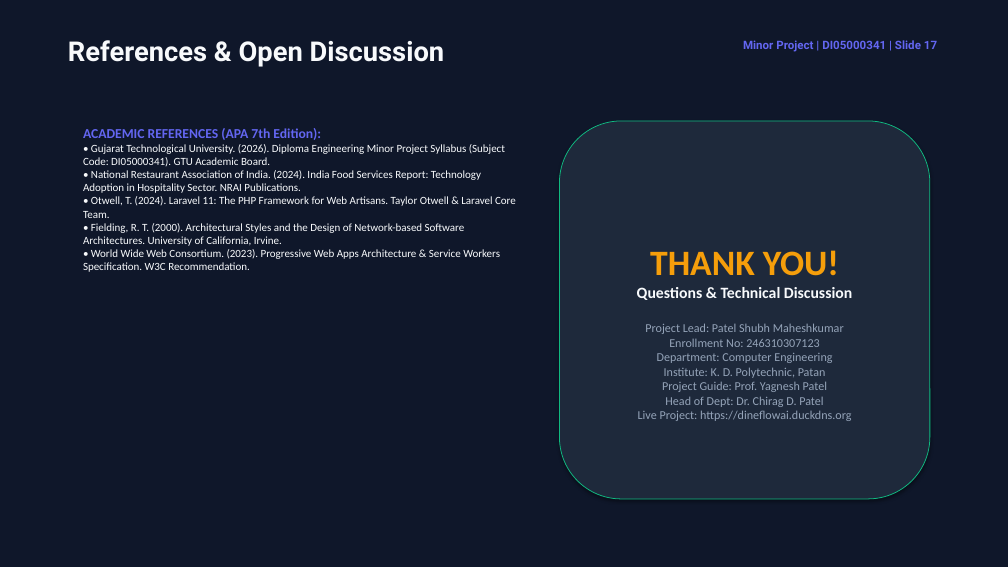
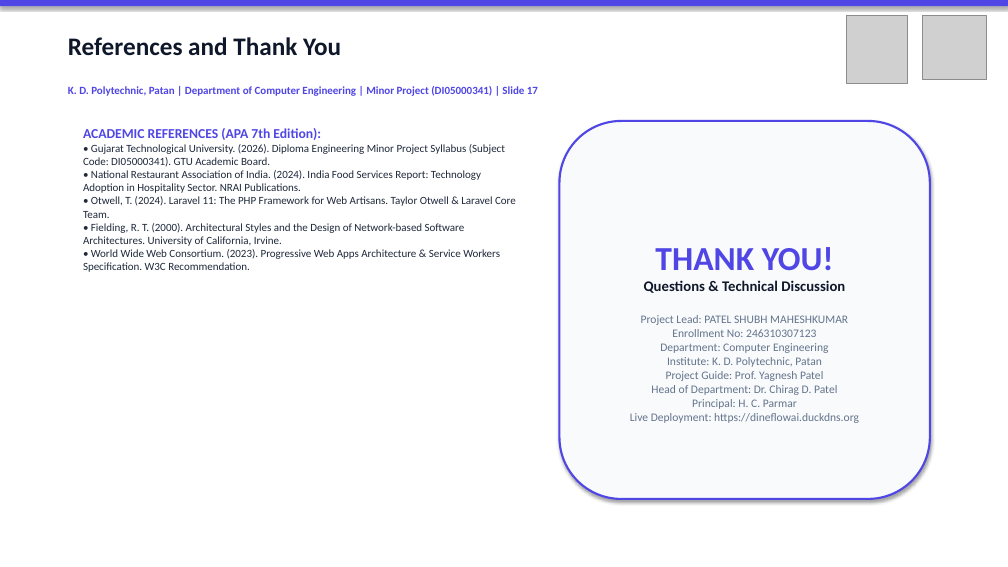
Before and after one commit to Shubh-Patel-07/DineFlow-AI, a slide deck: slide 17 of docs/DineFlow_AI_GTU_Minor_Project_Presentation.pptx. Drawn at 1008x567 pixels with LibreOffice and Linux fonts; fonts in the diff are those of the drawing; grey boxes stand for pictures. Boxes give left, top, right and bottom in pixels: in the first picture for what was removed or moved away, otherwise in the second. Text is boxed around its words. In the diff, an @@ line names an element or a change of style, - is before the commit and + after.

Commit message:
docs(gtu): embed official GTU and KDP Patan logos, light academic theme presentation, and exact chapter page breaks

```diff
--- a/docs/DineFlow_AI_GTU_Minor_Project_Presentation.pptx
+++ b/docs/DineFlow_AI_GTU_Minor_Project_Presentation.pptx
@@ rectangle at [0,0,1008,567]: fill #0F172A to #FFFFFF @@
@@ rectangle added at [0,0,1008,6], fill #4F46E5 @@
@@ picture added at [847,15,907,83] @@
@@ picture added at [923,15,987,79] @@
@@ text removed at [68,40,445,67] @@
-References & Open Discussion
@@ text added at [68,37,341,56], 24 pt, text #0F172A, bold @@
+References and Thank You
@@ text removed at [743,40,937,52] @@
-Minor Project | DI05000341 | Slide 17
@@ text added at [68,86,538,96], 10.5 pt, text #4F46E5, bold @@
+K. D. Polytechnic, Patan | Department of Computer Engineering | Minor Project (DI05000341) | Slide 17
@@ text "ACADEMIC REFERENCES (APA 7th Edition):" at [83,128,516,272]: text colour #6366F1 to #4F46E5 in "ACADEMIC REFERENCES (APA 7th Edition):"; text colour #F8FAFC to #1E293B @@
@@ rounded rectangle "THANK YOU!" at [560,121,930,499]: fill #1E293B to #F8FAFC; outline #10B981 0.75 pt to #4F46E5 2 pt @@
@@ text in rounded rectangle at [644,247,845,381]: size 34 to 32 pt, text colour #F59E0B to #4F46E5 in "THANK YOU!"; size 15 to 14 pt, text colour #F8FAFC to #0F172A in "Questions & Technical Discussion"; size 11.5 to 11 pt, text colour #94A3B8 to #64748B in "Enrollment No: 246310307123", "Department: Computer Engineering", "Institute: K. D. Polytechnic, Patan", "Project Guide: Prof. Yagnesh Patel" @@
@@ text in rounded rectangle at [641,315,848,325]: text changed; size 11.5 to 11 pt; text colour #94A3B8 to #64748B @@
-Project Lead: Patel Shubh Maheshkumar
+Project Lead: PATEL SHUBH MAHESHKUMAR
@@ text in rounded rectangle at [630,385,859,423]: text changed; size 11.5 to 11 pt; text colour #94A3B8 to #64748B @@
-Head of Dept: Dr. Chirag D. Patel
-Live Project: https://dineflowai.duckdns.org
+Head of Department: Dr. Chirag D. Patel
+Principal: H. C. Parmar
+Live Deployment: https://dineflowai.duckdns.org
```
Also in this commit, not shown: 16 other slides changed, 5 other files.
